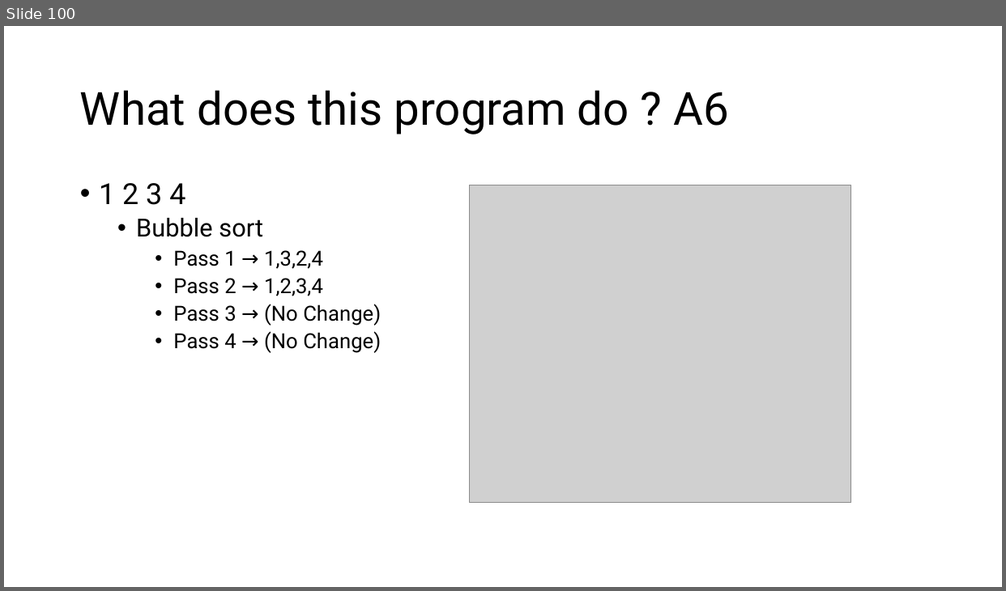
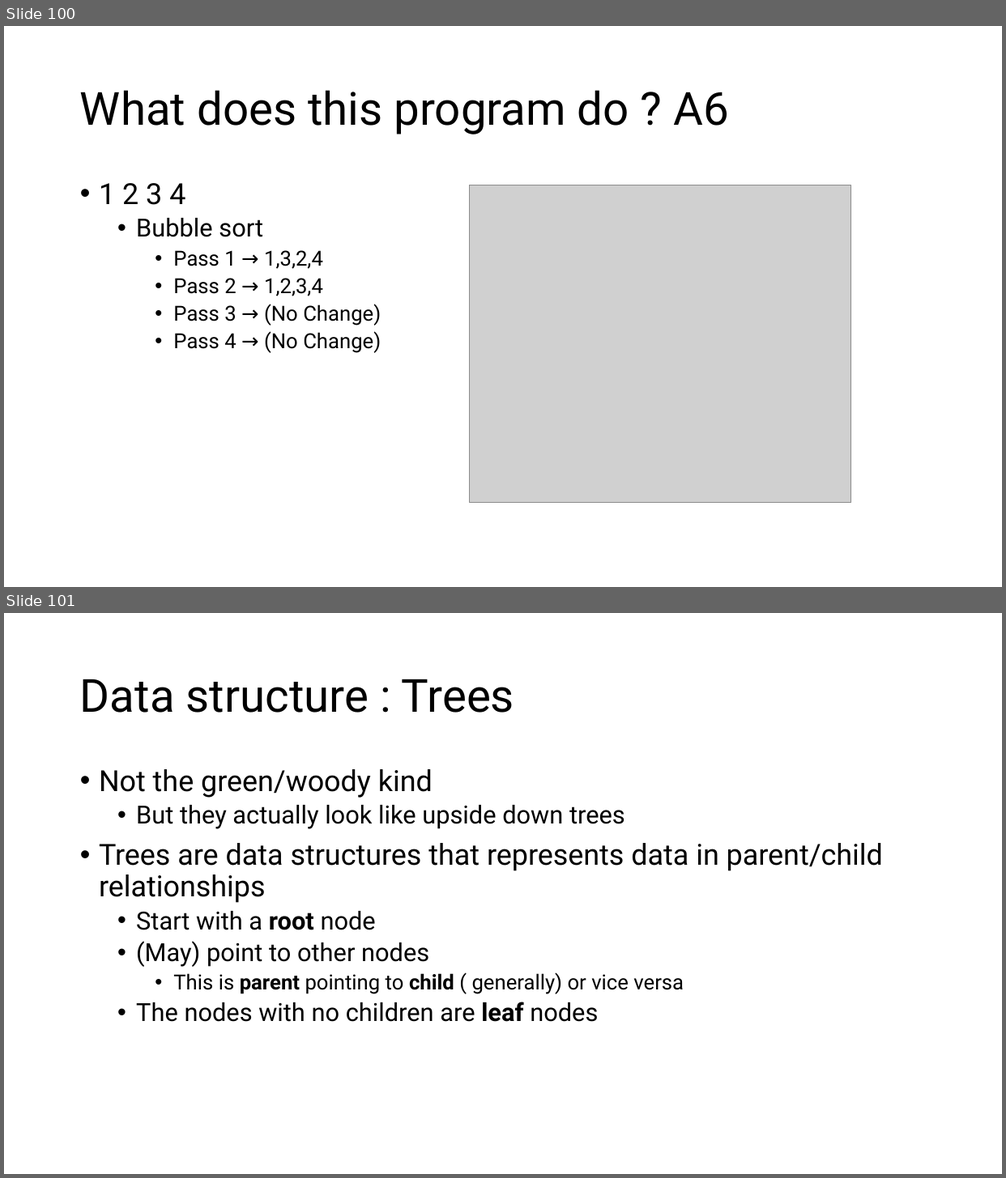
Before and after one commit to MoklaEducation/ems_winter_2025_acsl101, a slide deck: all/ExploringCSConceptsViaACSLCompetitions_all.pptx. Shown one above the other, each under a label of ours: slide 100 before the commit, slides 100 and 101 after it. The pictures are 1006x591 and 1006x1178 pixels, drawn with LibreOffice and Linux fonts; fonts in the diff are those of the drawing; grey boxes stand for pictures. Boxes give left, top, right and bottom in pixels: in the first picture for what was removed or moved away, otherwise in the second. Text is boxed around its words. In the diff, an @@ line names an element or a change of style, - is before the commit and + after.

Commit message:
Trees

```diff
--- a/all/ExploringCSConceptsViaACSLCompetitions_all.pptx
+++ b/all/ExploringCSConceptsViaACSLCompetitions_all.pptx
@@ slide 101 added at [4, 613, 1002, 1174], background #FFFFFF @@
@@ title added at [80, 679, 514, 713], 44 pt, text #000000 @@
+Data structure : Trees
@@ text added at [99, 769, 883, 1022], 24 pt, text #000000 @@
+• Not the green/woody kind
+  • But they actually look like upside down trees
+• Trees are data structures that represents data in parent/child relationships
+  • Start with a root node
+  • (May) point to other nodes
+    • This is parent pointing to child ( generally) or vice versa
+  • The nodes with no children are leaf nodes
```
Also in this commit, not shown: 7 other slides added, 1 other file.
